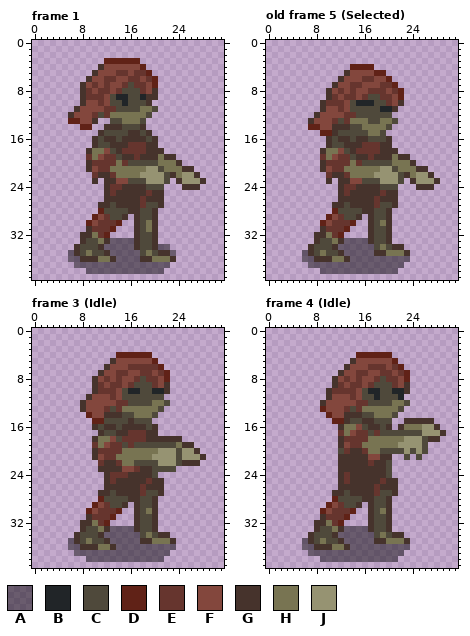
Pixel-art file, stored at ART/Units/Zombie/zombie.aseprite. The picture above is the old version.
32x40 pixels, 20 frames. Shown: frame 1, old frame 5 (Selected), frame 3 (Idle), frame 4 (Idle). The commit also changed other frames, which this record leaves out.
Visible layers, top first: "top", "torso", "back_hand", "shadow" opacity 46%.
Palette (. is transparent): A #00000075  B #212528  C #4f493b  D #602217  E #66352e  F #83473d  G #46332c  H #787452  J #969372
Pixels before, frame 1, first column x 6:
 3 ......DDDDDD...........
 4 .....GFFFFFFD..........
 5 ....GFFFEEFEED.........
 6 ...GFFEEFFEEFED........
 7 ..GFEFEFFECEEFD........
 8 ..GEFEEFECCCEFG........
 9 ..GEEEFCBBCCBGG........
10 ..GFFEFCCBCCCG.........
11 .GFFFFEECCCCHHC........
12 GFFFECEHHHHHHC.........
13 DDFFG..CCHHHC..........
14 ..DD..GGGCCCG..........
15 .....GCCCCGGCG.........
16 ....GCGGCGGGGCG........
17 ....GCCGGGEEEGG........
18 ...GHHFCGEEEEGGG.......
19 ...EHFEECGGEGGGHGG.....
20 ...GEEEEHECCCCCHHHG....
21 ...GFEEHHHHHHJJCHHHGG..
22 ....EGGEHHHHJJJJCGHJJG.
23 ....G.GGFFCCCJJJC.GJJJG
24 ......GEEGGGGCCC...GGG.
25 ......GEGGGGGEGG.......
26 ......GGGGGGEGGG.......
27 .....GGCGGGGECCG.......
28 .....DCCCCGGCCG........
29 ....DFECCG.GCCG........
30 ...DFEEED..GCHG........
31 ...GEEED...GCHG........
32 ..GGHED....GCCG........
33 ..GCCHGAAAAGCCG........
34 .GCCCGAAAAAGCCGAA......
35 AGCHCCGAAAAACHCGGA.....
36 AAGGGHHGAAAAGGHHHG.....
37 .AAAAAAAAAAAAAAAA......
38 ...AAAAAAAAAAAAA.......
Pixels before, old frame 5 (Selected), first column x 6:
 4 ........DDDD...........
 5 .......GFFFFDD.........
 6 ......GFFFEEFFD........
 7 .....GFFEEFFFEED.......
 8 ....GFEFEFFEEEFED......
 9 ....GEFEEFECCEEFD......
10 ...GEEEFCBBBCCEFG......
11 ...GFFEFCCCCCBBG.......
12 ..GFFFFEECCCCCC........
13 .GFFFECEHHHCCHHC.......
14 .DDFFGGGCCHHHHC........
15 ...DDGCCCCCHHC.........
16 ....GCGGCGGCCCG........
17 ....GCCGGGEEEGG........
18 ...GHHFCGEEEEGGG.......
19 ...EHFEECGGEGGGHGG.....
20 ...GEEEEHECCCCCHHHG....
21 ...GFEEHHHHHHJJCHHHGG..
22 ....EGGEHHHHJJJJCGHJJG.
23 ....G.GGFFCCCJJJC.GJJJG
24 ......GEEGGGGCCC...GGG.
25 ......GEGGGGGEGG.......
26 ......GGGGGGEGGG.......
27 .....GGCGGGGECCG.......
28 .....DCCCCGGCCG........
29 ....DFECCG.GCCG........
30 ...DFEEED..GCHG........
31 ...GEEED...GCCG........
32 ..GGHED....GCCG........
33 ..GCCHGAAAAGCCG........
34 .GCCCGAAAAAACHCGG......
35 AGCHCCGAAAAAGGHHHG.....
36 AAGGGHHGAAAAAAAAAA.....
37 .AAAAAAAAAAAAAAAA......
38 ...AAAAAAAAAAAAA.......
Pixels before, frame 3 (Idle), first column x 6:
 4 ........DDDDDD.........
 5 .......GFFFFFFD........
 6 ......GFFFEEEEED.......
 7 .....GFFEEFFEEFED......
 8 ....GFEFEFFECEEFD......
 9 ....GEFEEFECCCEFG......
10 ....GEEEFCBBCCBBG......
11 ...GFFFEFCCCCCCC.......
12 ..GFFFFFEECCCCHHC......
13 ..GFFFECEHHHHHHC.......
14 ...DFFGGGCCHHHC........
15 ....DDCCCCGCCC.........
16 ....GCGGCGGGGCG........
17 .....GCCGGEEEGG........
18 ....GHHFCEEEEGGGGGG....
19 ....EHFEECECCCCCCCHGG..
20 ....GEEEEHHHHHHJJJCJJG.
21 ....GFEEHHHHHHJJJJCJJJG
22 .....EGGEHHCCCCJJJCGGG.
23 .....GGGGFFEGGCCCC.....
24 ......GEEEGGGGC........
25 ......GEGGGGGEGG.......
26 ......GGGGGGEGGG.......
27 .....GGCGGGGECCG.......
28 .....DCCCCGGCCG........
29 ....DFECCG.GCCG........
30 ...DFEEED..GCHG........
31 ...GEEED...GCCG........
32 ..GGHED....GCCG........
33 ..GCCHGAAAAGCCG........
34 .GCCCGAAAAAACHCGG......
35 AGCHCCGAAAAAGGHHHG.....
36 AAGGGHHGAAAAAAAAAA.....
37 .AAAAAAAAAAAAAAAA......
38 ...AAAAAAAAAAAAA.......
Pixels before, frame 4 (Idle), first column x 6:
 4 .........DDDDDD.........
 5 ........GFFFFFFD........
 6 .......GFFFEEEFED.......
 7 ......GFFEEFFEEFED......
 8 .....GFEFEFFECEEFD......
 9 .....GEFEEFECCCEFG......
10 ....GEEEEFCBBCCBBG......
11 ....GFFFEFCCBCCCB.......
12 ...GFFFFFEECCCCHHC......
13 ...DFFFECEHHHHHHC.......
14 ....DFFGGGCCHHHC........
15 .....DDGCCGGCCC..GGGGG..
16 ......GHHFCGGCG.GHHHJJG.
17 ......EHFEECECCCCCCCJJJG
18 ......GEEEEHHHHHHJJJCGG.
19 ......GFEEHHHHHHJJJJC...
20 ......CEGGEHHCCCCJCJC...
21 ......GGGGGFFGG..C.C....
22 ......GGGGGEGGC.........
23 ......GGGGGGGGC.........
24 ......GEGGGGGGC.........
25 ......GEGGGGGEGG........
26 ......GGGGGGEGGG........
27 .....GGCGGGGECCG........
28 .....DCCCCGGCCG.........
29 ....DFECCG.GCCG.........
30 ...DFEEED..GCHG.........
31 ...GEEED...GCCG.........
32 ..GGHED....GCCG.........
33 ..GCCHGAAAAGCCG.........
34 .GCCCGAAAAAACHCGG.......
35 AGCHCCGAAAAAGGHHHG......
36 AAGGGHHGAAAAAAAAAA......
37 .AAAAAAAAAAAAAAAA.......
38 ...AAAAAAAAAAAAA........
And afterwards:
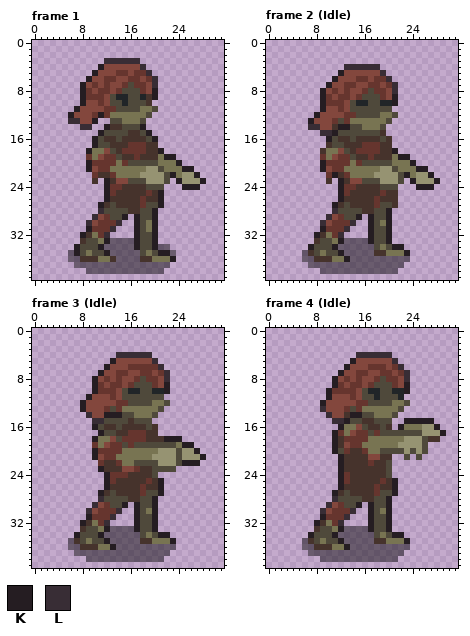
Colours new in this view: K #251d22  L #382d35
A new or re-ordered frame is compared with the old frame closest to it.
The edit:
frames re-ordered
Frame 1, layers "top", "back_hand":
y 3: x 12..17 DDDDDD -> LLLLLL
y 4: x 11 G -> K; x 18 D -> L
y 5: x 10 G -> K; x 19 D -> L
y 6: x 9 G -> K; x 20 D -> L
y 7: x 8 G -> K; x 20 D -> L
y 8..9: x 8 G -> K; x 20 G -> K
y 10: x 8 G -> K
y 11: x 7 G -> K
y 12: x 6 G -> K; x 11 C -> K
y 13: x 6..7 DD -> LL; x 10 G -> K
y 14: x 8..9 DD -> LL; x 12 G -> K; x 18 G -> K
y 15: x 11 G -> K; x 19 G -> K
y 16: x 10 G -> K; x 20 G -> K
y 17: x 10 G -> K
y 18: x 9 G -> K; x 21 G -> K
y 19: x 22..23 GG -> KK
y 20: x 9 G -> K; x 24 G -> K
y 21: x 9 G -> K; x 25..26 GG -> KK
y 22: x 23 G -> K; x 27 G -> K
y 23: x 12 G -> K; x 24 G -> K; x 28 G -> K
y 24: x 12 G -> K; x 25..27 GGG -> KKK
y 25..26: x 12 G -> K; x 21 G -> K
y 27: x 11 G -> K; x 21 G -> K
y 28: x 11 D -> L; x 20 G -> K
y 29: x 10 D -> L; x 15 G -> K; x 17 G -> K; x 20 G -> K
y 30: x 9 D -> L; x 14 D -> L; x 17 G -> K; x 20 G -> K
y 31: x 9 G -> K; x 13 D -> L; x 17 G -> K; x 20 G -> K
y 32: x 8 G -> K; x 12 D -> L; x 17 G -> K; x 20 G -> K
y 33: x 12 G -> K; x 17 G -> K; x 20 G -> K
y 34: x 7 G -> K; x 11 G -> K; x 17 G -> K; x 20 G -> K
y 35: x 7 G -> K; x 12 G -> K; x 21..22 GG -> KK
y 36: x 23 G -> K
Frame 2 (Idle) against old frame 5 (Selected), layers "top", "torso", "back_hand":
y 4: x 13..18 .DDDD. -> LLLLLL
y 5: x 12..13 .G -> KF; x 18..19 DD -> FL
y 6: x 11..12 .G -> KF; x 15 F -> E; x 17..20 EFFD -> FEEL
y 7: x 10..11 .G -> KF; x 13 F -> E; x 15 E -> F; x 17..19 FFE -> EEF; x 21 D -> L
y 8: x 9..14 .GFEFE -> KFEFEF; x 16..17 FE -> EC; x 21..22 ED -> L.
y 9: x 9..12 .GEF -> KEFE; x 14..16 EFE -> FEC; x 20..22 EFD -> FK.
y 10: x 9 G -> K; x 17 B -> C; x 19..22 CEFG -> BBK.
y 11: x 9 G -> K; x 19..21 BBG -> CC.
y 12: x 8 G -> K; x 19..21 CC. -> HHC
y 13: x 7 G -> K; x 17..18 CC -> HH; x 20..21 HC -> C.
y 14: x 7..8 DD -> LL; x 12..13 GG -> KK; x 19..20 HC -> C.
y 15: x 9..11 DDG -> LLK; x 17..19 HHC -> CCG
y 16: x 10 G -> K; x 17..18 CC -> GG
y 18: x 21 G -> K
y 19: x 22..23 GG -> KK
y 20: x 9 G -> K; x 24 G -> K
y 21: x 9 G -> K; x 25..26 GG -> KK
y 22: x 11 G -> K; x 23 G -> K; x 27 G -> K
y 23: x 12 G -> K; x 24 G -> K; x 28 G -> K
y 24: x 12 G -> K; x 25..27 GGG -> KKK
y 25..26: x 12 G -> K
y 27: x 11 G -> K
y 28: x 11 D -> L; x 20 G -> K
y 29: x 10 D -> L; x 15 G -> K; x 17 G -> K; x 20 G -> K
y 30: x 9 D -> L; x 14 D -> L; x 17 G -> K; x 20 G -> K
y 31: x 9 G -> K; x 13 D -> L; x 17 G -> K; x 20 G -> K
y 32: x 8 G -> K; x 12 D -> L; x 17 G -> K; x 20 G -> K
y 33: x 12 G -> K; x 17 G -> K; x 20 G -> K
y 34: x 7 G -> K; x 11 G -> K; x 21..22 GG -> KK
y 35: x 12 G -> K; x 23 G -> K
y 36: x 13 G -> K
Frame 3 (Idle), layer "top":
y 4: x 14..19 DDDDDD -> LLLLLL
y 5: x 13 G -> K; x 20 D -> L
y 6: x 12 G -> K; x 21 D -> L
y 7: x 11 G -> K; x 22 D -> L
y 8: x 10 G -> K; x 22 D -> L
y 9..10: x 10 G -> K; x 22 G -> K
y 11: x 9 G -> K
y 12..13: x 8 G -> K
y 14: x 9 D -> L; x 12..14 GGG -> KKK
y 15: x 10..11 DD -> LL
y 16: x 10 G -> K
y 17: x 11 G -> K
y 18: x 10 G -> K; x 22..24 GGG -> KKK
y 19: x 25..26 GG -> KK
y 20: x 10 G -> K; x 27 G -> K
y 21: x 10 G -> K; x 28 G -> K
y 22: x 25..27 GGG -> KKK
y 23: x 11 G -> K
y 24: x 12 G -> K
y 25..26: x 12 G -> K; x 21 G -> K
y 27: x 11 G -> K; x 21 G -> K
y 28: x 11 D -> L; x 20 G -> K
y 29: x 10 D -> L; x 15 G -> K; x 17 G -> K; x 20 G -> K
y 30: x 9 D -> L; x 14 D -> L; x 17 G -> K; x 20 G -> K
y 31: x 9 G -> K; x 13 D -> L; x 17 G -> K; x 20 G -> K
y 32: x 8 G -> K; x 12 D -> L; x 17 G -> K; x 20 G -> K
y 33: x 12 G -> K; x 17 G -> K; x 20 G -> K
y 34: x 7 G -> K; x 11 G -> K; x 21..22 GG -> KK
y 35: x 12 G -> K; x 23 G -> K
y 36: x 13 G -> K
Frame 4 (Idle), layer "top":
y 4: x 15..20 DDDDDD -> LLLLLL
y 5: x 14 G -> K; x 21 D -> L
y 6: x 13 G -> K; x 22 D -> L
y 7: x 12 G -> K; x 23 D -> L
y 8: x 11 G -> K; x 23 D -> L
y 9: x 11 G -> K; x 23 G -> K
y 10: x 10 G -> K; x 23 G -> K
y 11: x 10 G -> K
y 12: x 9 G -> K
y 13: x 9 D -> L
y 14: x 10 D -> L; x 14..15 GG -> KK
y 15: x 11..13 DDG -> LLK; x 23..27 GGGGG -> KKKKK
y 16: x 12 G -> K; x 22 G -> K; x 28 G -> K
y 17: x 11 . -> K; x 29 G -> K
y 18..20: x 11 . -> K
y 21..24: x 12 G -> K
y 25..26: x 12 G -> K; x 21 G -> K
y 27: x 11 G -> K; x 21 G -> K
y 28: x 11 D -> L; x 20 G -> K
y 29: x 10 D -> L; x 15 G -> K; x 17 G -> K; x 20 G -> K
y 30: x 9 D -> L; x 14 D -> L; x 17 G -> K; x 20 G -> K
y 31: x 9 G -> K; x 13 D -> L; x 17 G -> K; x 20 G -> K
y 32: x 8 G -> K; x 12 D -> L; x 17 G -> K; x 20 G -> K
y 33: x 12 G -> K; x 17 G -> K; x 20 G -> K
y 34: x 7 G -> K; x 11 G -> K; x 21..22 GG -> KK
y 35: x 12 G -> K; x 23 G -> K
y 36: x 13 G -> K
